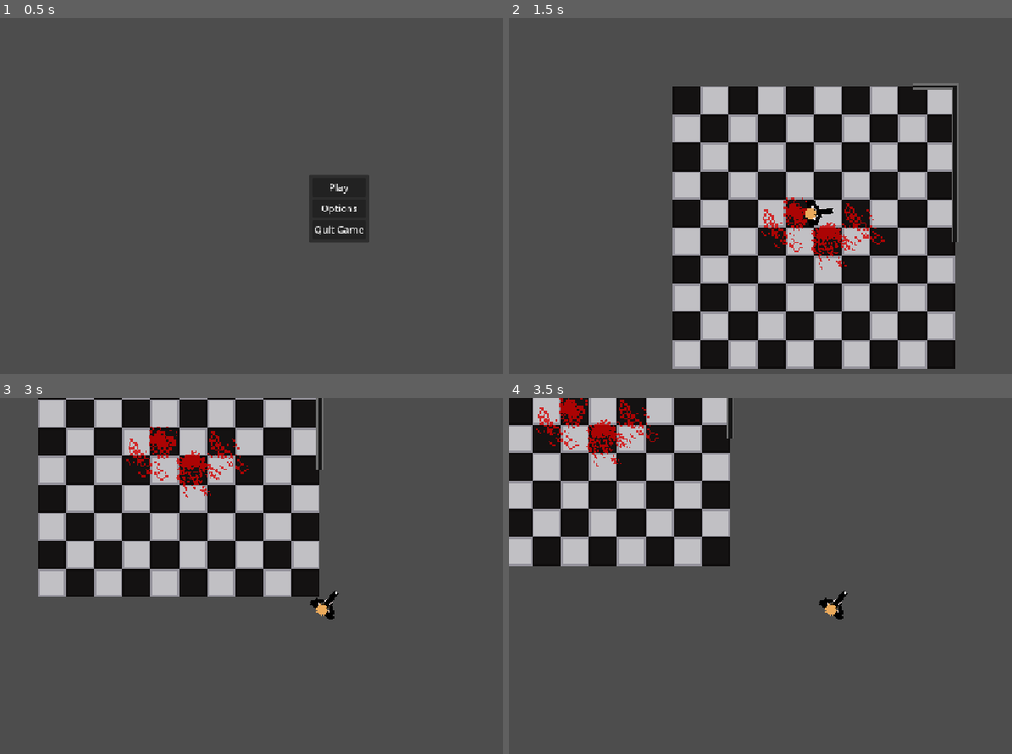
Above: before the commit, frames 1-4 (two rows, left to right).
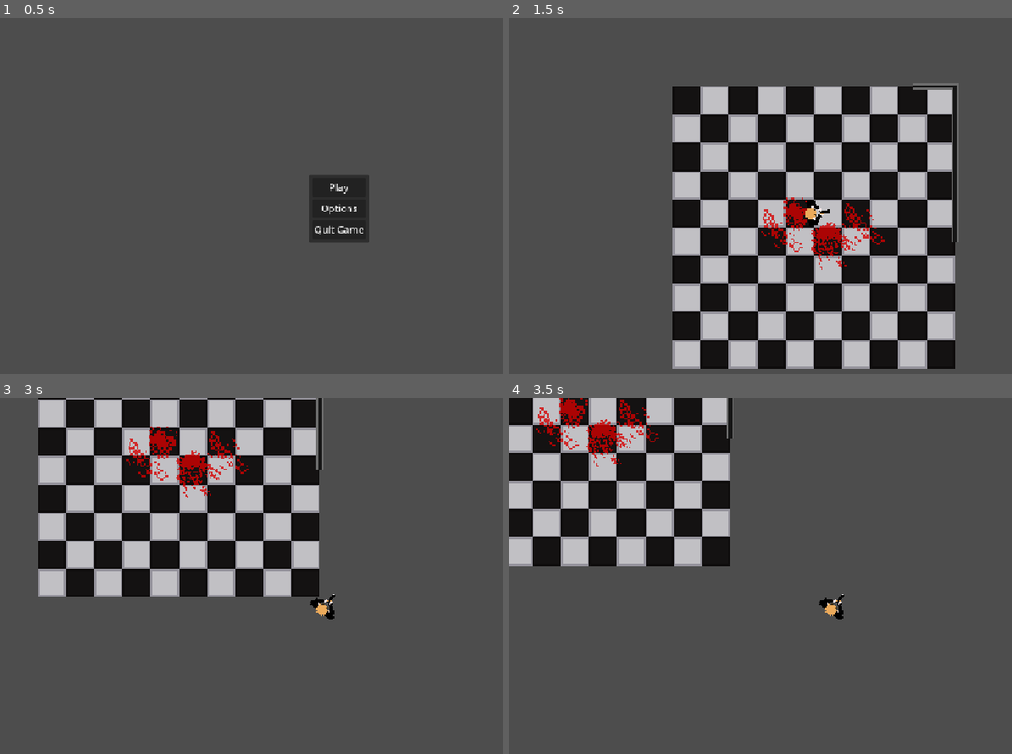
Above: after the commit, the same moments.

Repository: sparkworm/STATE
Game: Godot game, scene res://scenes/game.tscn
Two runs of this game, one before a commit and one after it. Both use one fixed random seed, a clock stepped at 60 frames per second and the inputs below.
Inputs (mouse positions are in pixels of both pictures, inside the frame that each line leads up to):
- Up to frame 1 (0.5 s): no input
- Up to frame 2 (1.5 s): click "Play" at 0.5 s; tap Enter at 1.25 s; move the mouse to (996, 188) at 1.27 s; hold D (move_right) from 1.28 s (still down); click (996, 188) at 1.35 s
- Up to frame 3 (3 s): move the mouse to (201, 608) at 2.02 s; release D (move_right) at 2.03 s; hold S (move_down) 2.03-2.78 s; click (201, 608) at 2.1 s; move the mouse to (407, 504) at 2.77 s; hold D (move_right) from 2.78 s (still down); click (407, 504) at 2.85 s
- Up to frame 4 (3.5 s): keep holding D (move_right)

Frame 1 is identical in both runs. In frame 2, less than 0.1% of the frame differs, in the area x 61-65%, y 53-56%; in frame 3, less than 0.1%, in the area x 64-68%, y 54-59%; in frame 4, less than 0.1%.

Commit message:
Improved positioning of held item

Diff:
--- a/project_time.json
+++ b/project_time.json
@@ -1,14 +1,14 @@
 {
-  "2D": 1160.0,
+  "2D": 1260.0,
   "3D": 0.0,
   "ASSETLIB": 0.0,
-  "GAME": 858.0,
-  "SCRIPT": 11969.0,
+  "GAME": 903.0,
+  "SCRIPT": 12021.0,
   "current_screen": "2D",
-  "external_time": 15812.0,
+  "external_time": 15828.0,
   "idle_time": 0.0,
   "idle_time_out": 5.0,
-  "project_time": 14000.0,
+  "project_time": 14197.0,
   "rest_time_enabled": false,
   "rest_time_value": 15.0
 }
--- a/scenes/characters/bodies/test_body.tscn
+++ b/scenes/characters/bodies/test_body.tscn
@@ -14,5 +14,8 @@
 position = Vector2(1, 0)
 texture = ExtResource("3_jn6e8")
 
+[node name="ItemHolder" parent="Torso/Arms" index="0"]
+position = Vector2(5, 0)
+
 [node name="Head" parent="." index="2"]
 texture = ExtResource("4_5cd1o")
--- a/scenes/components/body.gd
+++ b/scenes/components/body.gd
@@ -9,6 +9,7 @@
 @onready var torso: Sprite2D = $Torso
 @onready var arms: Sprite2D = $Torso/Arms
 @onready var head: Sprite2D = $Head
+@onready var item_holder: Marker2D = $Torso/Arms/ItemHolder
 
 func _ready() -> void:
 	# convert max_head_look_angle to radians so it can be used normally
@@ -31,17 +32,17 @@
 
 func get_item_held() -> Wieldable:
 	# for potential debugging purposes
-	var child_count: int = arms.get_child_count()
+	var child_count: int = item_holder.get_child_count()
 	if child_count < 1:
 		print("WARNING: no item held")
 		return null
 	elif child_count > 1:
 		print("WARNING: multiple items held: ", child_count)
 
-	return arms.get_child(0)
+	return item_holder.get_child(0)
 
 func set_item_held(item: Wieldable) -> void:
 	# loop just to make sure all children are destroyed
-	for child in arms.get_children():
-		arms.remove_child(child)
-	arms.add_child(item)
+	for child in item_holder.get_children():
+		item_holder.remove_child(child)
+	item_holder.add_child(item)
--- a/scenes/components/body.tscn
+++ b/scenes/components/body.tscn
@@ -11,4 +11,6 @@
 
 [node name="Arms" type="Sprite2D" parent="Torso"]
 
+[node name="ItemHolder" type="Marker2D" parent="Torso/Arms"]
+
 [node name="Head" type="Sprite2D" parent="."]
--- a/scenes/wieldable/glock_17.tscn
+++ b/scenes/wieldable/glock_17.tscn
@@ -8,11 +8,12 @@
 item_name = "Glock 17"
 
 [node name="ProjectileSpawner" parent="." index="0"]
-position = Vector2(12, 0)
+position = Vector2(5, 0)
 
 [node name="TimerFire" parent="." index="2"]
 wait_time = 0.1
 
 [node name="Sprite2D" parent="." index="4"]
-position = Vector2(6, -0.5)
+position = Vector2(2, -0.25)
+scale = Vector2(0.5, 0.5)
 texture = ExtResource("2_kmfxp")
